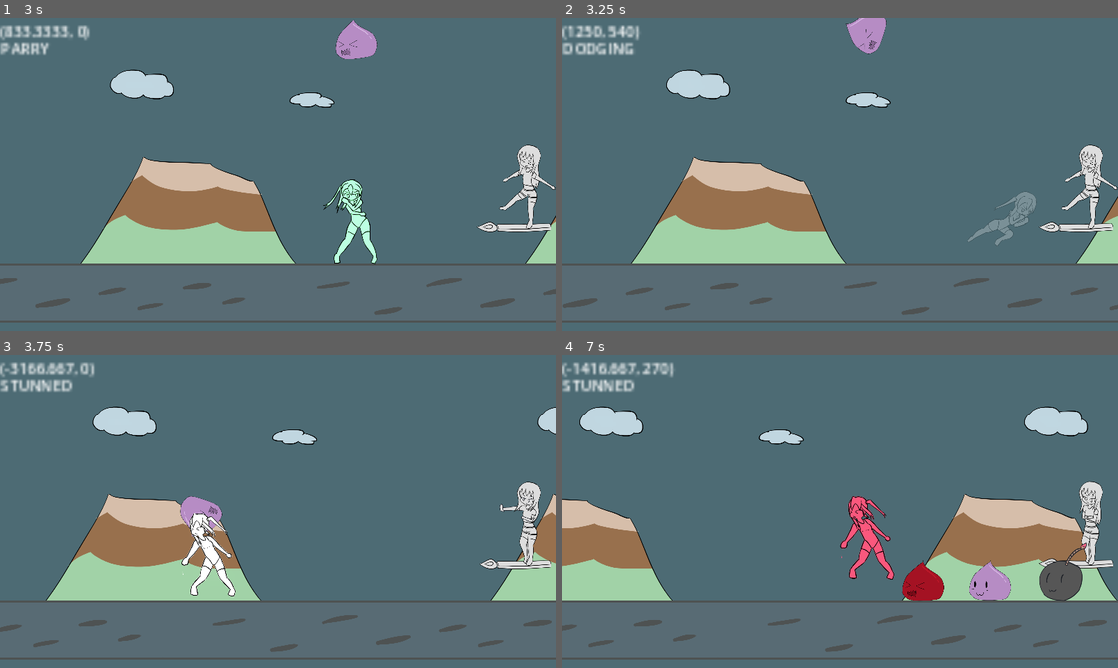
Above: before the commit, frames 1-4 (two rows, left to right).
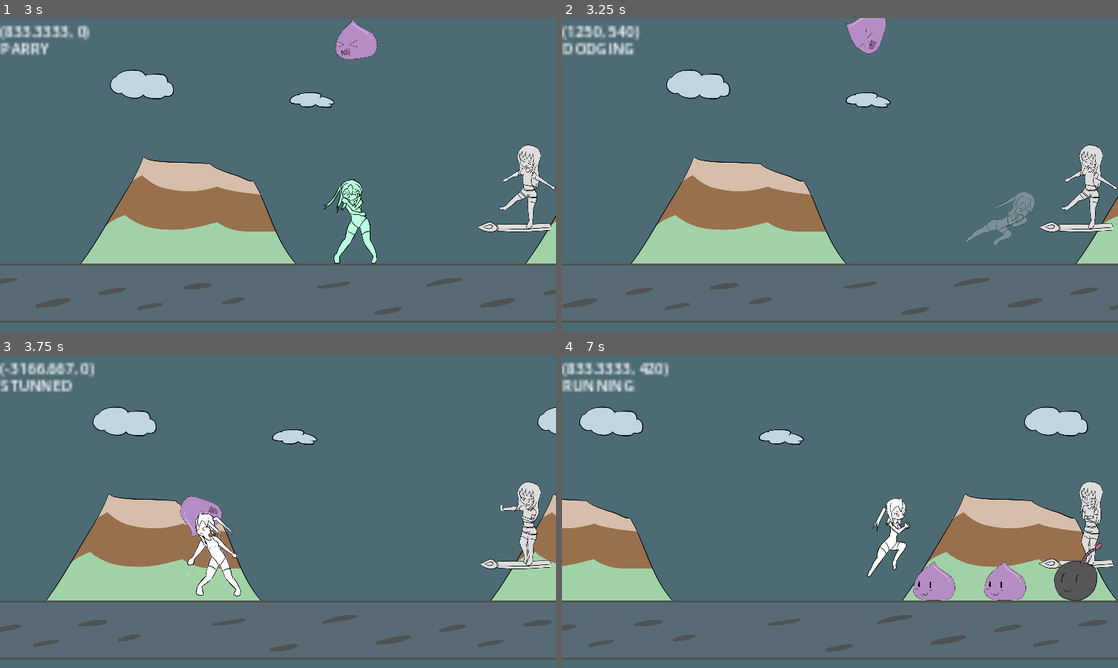
Above: after the commit, the same moments.

Repository: BeatMil/Animurun
Game: Godot game, scene res://scenes/main_menu.tscn
Two runs of this game, one before a commit and one after it. Both use one fixed random seed, a clock stepped at 60 frames per second and the inputs below.
Inputs:
- Up to frame 1 (3 s): click "Sound Test" at 0.5 s; click "Start" at 1.25 s; hold L (attack) 2.03-2.78 s; hold D (move_right) from 2.03 s (still down); tap Space (jump) at 2.27, 2.57 s; tap J (block) at 2.3, 2.85 s
- Up to frame 2 (3.25 s): keep holding D (move_right); tap Space (jump) at 3.02 s; tap K (dodge) at 3.05 s
- Up to frame 3 (3.75 s): tap Space (jump) at 3.32 s; release D (move_right) at 3.53 s; hold A (move_left) from 3.53 s (still down); hold K (dodge) from 3.53 s (still down)
- Up to frame 4 (7 s): tap Space (jump) at 3.8, 4.35, 4.52, 4.82, 5.27, 5.57, 6.02, 6.32, 6.8 s; release A (move_left) at 4.28 s; release K (dodge) at 4.28 s; hold D (move_right) 4.28-5.78 s; tap L (attack) at 4.55 s; hold L (attack) 5.03-5.78 s; tap J (block) at 5.3, 5.85 s; hold A (move_left) 5.78-6.53 s; tap K (dodge) at 6.05 s; hold D (move_right) from 6.53 s (still down); hold K (dodge) from 6.53 s (still down)

Frame 1 is identical in both runs. In frame 2, 0.3% of the frame differs, in the area x 72-86%, y 55-73%; in frame 3, 1.2%; in frame 4, 5.0%, in the area x 0-100%, y 2-79%.

Commit message:
Rename Media to media again

Diff:
--- a/scenes/forest.tscn
+++ b/scenes/forest.tscn
@@ -1,43 +1,43 @@
 [gd_scene load_steps=77 format=3 uid="uid://sa8iqc45gidu"]
 
 [ext_resource type="Script" path="res://scripts/forest.gd" id="1_trs0b"]
-[ext_resource type="Texture2D" uid="uid://dh13bx01yu78m" path="res://Media/sprites/kaisouko_look.png" id="2_b416e"]
+[ext_resource type="Texture2D" uid="uid://dh13bx01yu78m" path="res://media/sprites/kaisouko_look.png" id="2_b416e"]
 [ext_resource type="Script" path="res://scripts/parallax_controller.gd" id="3_6vke0"]
-[ext_resource type="Texture2D" uid="uid://dqya23lpwqwc5" path="res://Media/sprites/clouds.png" id="3_6vtol"]
+[ext_resource type="Texture2D" uid="uid://dqya23lpwqwc5" path="res://media/sprites/clouds.png" id="3_6vtol"]
 [ext_resource type="Script" path="res://scripts/parallax_layer_auto.gd" id="3_qw77j"]
-[ext_resource type="Texture2D" uid="uid://c6cckqobux4ov" path="res://Media/sprites/mountain.png" id="4_oa7ea"]
-[ext_resource type="Texture2D" uid="uid://o3mgqx5thpxh" path="res://Media/sprites/ground.png" id="5_rf2wy"]
+[ext_resource type="Texture2D" uid="uid://c6cckqobux4ov" path="res://media/sprites/mountain.png" id="4_oa7ea"]
+[ext_resource type="Texture2D" uid="uid://o3mgqx5thpxh" path="res://media/sprites/ground.png" id="5_rf2wy"]
 [ext_resource type="Script" path="res://scripts/chiichan.gd" id="6_b8mqq"]
 [ext_resource type="Script" path="res://scripts/background_dim.gd" id="8_qtgtl"]
-[ext_resource type="AudioStream" uid="uid://dd4t8hc1wr3s0" path="res://Media/sfx/sword_attack02.wav" id="9_7jirt"]
-[ext_resource type="AudioStream" uid="uid://4v3ipdlb1tan" path="res://Media/sfx/sword_attack01.wav" id="10_2yepl"]
-[ext_resource type="Texture2D" uid="uid://lwgm73y41uvc" path="res://Media/sprites/chiichan/chiichan_jump.png" id="10_6dhh6"]
-[ext_resource type="Texture2D" uid="uid://dgcyrp7yhf30r" path="res://Media/sprites/chiichan/sword_attack01_b.png" id="11_felwj"]
-[ext_resource type="AudioStream" uid="uid://cj0tmbngsm3js" path="res://Media/sfx/block02.wav" id="12_dybn8"]
-[ext_resource type="Texture2D" uid="uid://d0vgnfre8gwpw" path="res://Media/sprites/chiichan/chiichan_block_hands.png" id="14_cnjnu"]
-[ext_resource type="AudioStream" uid="uid://bl505quhmyg4f" path="res://Media/sfx/hitHurt2.wav" id="14_d0pk3"]
-[ext_resource type="Texture2D" uid="uid://bv2i0f07e50fw" path="res://Media/sprites/chiichan/chiichan_block_impact.png" id="16_arhhh"]
-[ext_resource type="AudioStream" uid="uid://cpwu06ws2r1cl" path="res://Media/sfx/hitHurt.wav" id="17_ghv7i"]
-[ext_resource type="Texture2D" uid="uid://dqutvk52hfl70" path="res://Media/sprites/chiichan/chiichan_dodge_hands.png" id="18_02cit"]
-[ext_resource type="AudioStream" uid="uid://b030i7g3mmmse" path="res://Media/sfx/smol_jump.wav" id="18_snu5y"]
-[ext_resource type="Texture2D" uid="uid://coe2xhuyo7vme" path="res://Media/sprites/chiichan/chiichan_hitted_hands.png" id="19_hrs51"]
-[ext_resource type="Texture2D" uid="uid://kba1gj20m6bi" path="res://Media/sprites/chiichan/chiichan_jump_hand.png" id="21_4kcug"]
-[ext_resource type="AudioStream" uid="uid://q2ijwyc88yom" path="res://Media/sfx/sword_deflect.wav" id="21_ve0hw"]
+[ext_resource type="AudioStream" uid="uid://dd4t8hc1wr3s0" path="res://media/sfx/sword_attack02.wav" id="9_7jirt"]
+[ext_resource type="AudioStream" uid="uid://4v3ipdlb1tan" path="res://media/sfx/sword_attack01.wav" id="10_2yepl"]
+[ext_resource type="Texture2D" uid="uid://lwgm73y41uvc" path="res://media/sprites/chiichan/chiichan_jump.png" id="10_6dhh6"]
+[ext_resource type="Texture2D" uid="uid://dgcyrp7yhf30r" path="res://media/sprites/chiichan/sword_attack01_b.png" id="11_felwj"]
+[ext_resource type="AudioStream" uid="uid://cj0tmbngsm3js" path="res://media/sfx/block02.wav" id="12_dybn8"]
+[ext_resource type="Texture2D" uid="uid://d0vgnfre8gwpw" path="res://media/sprites/chiichan/chiichan_block_hands.png" id="14_cnjnu"]
+[ext_resource type="AudioStream" uid="uid://bl505quhmyg4f" path="res://media/sfx/hitHurt2.wav" id="14_d0pk3"]
+[ext_resource type="Texture2D" uid="uid://bv2i0f07e50fw" path="res://media/sprites/chiichan/chiichan_block_impact.png" id="16_arhhh"]
+[ext_resource type="AudioStream" uid="uid://cpwu06ws2r1cl" path="res://media/sfx/hitHurt.wav" id="17_ghv7i"]
+[ext_resource type="Texture2D" uid="uid://dqutvk52hfl70" path="res://media/sprites/chiichan/chiichan_dodge_hands.png" id="18_02cit"]
+[ext_resource type="AudioStream" uid="uid://b030i7g3mmmse" path="res://media/sfx/smol_jump.wav" id="18_snu5y"]
+[ext_resource type="Texture2D" uid="uid://coe2xhuyo7vme" path="res://media/sprites/chiichan/chiichan_hitted_hands.png" id="19_hrs51"]
+[ext_resource type="Texture2D" uid="uid://kba1gj20m6bi" path="res://media/sprites/chiichan/chiichan_jump_hand.png" id="21_4kcug"]
+[ext_resource type="AudioStream" uid="uid://q2ijwyc88yom" path="res://media/sfx/sword_deflect.wav" id="21_ve0hw"]
 [ext_resource type="Script" path="res://scripts/wall.gd" id="22_e3h8j"]
-[ext_resource type="AudioStream" uid="uid://cat3cfvygslnu" path="res://Media/sfx/dedExplosion.wav" id="23_gl0fv"]
-[ext_resource type="Texture2D" uid="uid://dcmn2cf0r3fq5" path="res://Media/sprites/chiichan/chiichan_run_hands.png" id="23_lpcms"]
+[ext_resource type="AudioStream" uid="uid://cat3cfvygslnu" path="res://media/sfx/dedExplosion.wav" id="23_gl0fv"]
+[ext_resource type="Texture2D" uid="uid://dcmn2cf0r3fq5" path="res://media/sprites/chiichan/chiichan_run_hands.png" id="23_lpcms"]
 [ext_resource type="PackedScene" uid="uid://d1h4ur6yhpscs" path="res://scenes/ded_menu.tscn" id="24_3kuhs"]
 [ext_resource type="PackedScene" uid="uid://c1vlse56bmgi3" path="res://scenes/pause_menu.tscn" id="25_pyk6c"]
-[ext_resource type="Texture2D" uid="uid://bcxjtirdkl6pf" path="res://Media/sprites/cinimatics/taiga_phase1/super_hit01.png" id="25_x8hod"]
+[ext_resource type="Texture2D" uid="uid://bcxjtirdkl6pf" path="res://media/sprites/cinimatics/taiga_phase1/super_hit01.png" id="25_x8hod"]
 [ext_resource type="PackedScene" uid="uid://ro6ueq5n41wr" path="res://nodes/taiga.tscn" id="26_et4pp"]
-[ext_resource type="Texture2D" uid="uid://dkyiapdpotj7x" path="res://Media/sprites/cinimatics/taiga_phase1/super_hit02.png" id="26_hqt3g"]
-[ext_resource type="AudioStream" uid="uid://ccvb7cacaeh25" path="res://Media/sfx/charge_02.wav" id="27_7a8he"]
-[ext_resource type="AudioStream" uid="uid://cavppioiw03v4" path="res://Media/sfx/parry01.wav" id="28_68vij"]
-[ext_resource type="Texture2D" uid="uid://dyjx2w2gd2jbp" path="res://Media/sprites/chiichan/sword_deflect.png" id="28_n1xid"]
-[ext_resource type="Texture2D" uid="uid://dh7jrt8ul4g6d" path="res://Media/sprites/chiichan/chiichan_super_hit_hand01.png" id="30_m47r5"]
-[ext_resource type="Texture2D" uid="uid://c37avc23ljqxu" path="res://Media/sprites/chiichan/chiichan_parry_success.png" id="30_pk4jm"]
-[ext_resource type="Texture2D" uid="uid://n8o1ai764yv1" path="res://Media/sprites/chiichan/chiichan_super_hit_hand02.png" id="31_elekm"]
-[ext_resource type="AudioStream" uid="uid://di8b0mm7tq04a" path="res://Media/sfx/laserShoot.wav" id="31_h70ww"]
+[ext_resource type="Texture2D" uid="uid://dkyiapdpotj7x" path="res://media/sprites/cinimatics/taiga_phase1/super_hit02.png" id="26_hqt3g"]
+[ext_resource type="AudioStream" uid="uid://ccvb7cacaeh25" path="res://media/sfx/charge_02.wav" id="27_7a8he"]
+[ext_resource type="AudioStream" uid="uid://cavppioiw03v4" path="res://media/sfx/parry01.wav" id="28_68vij"]
+[ext_resource type="Texture2D" uid="uid://dyjx2w2gd2jbp" path="res://media/sprites/chiichan/sword_deflect.png" id="28_n1xid"]
+[ext_resource type="Texture2D" uid="uid://dh7jrt8ul4g6d" path="res://media/sprites/chiichan/chiichan_super_hit_hand01.png" id="30_m47r5"]
+[ext_resource type="Texture2D" uid="uid://c37avc23ljqxu" path="res://media/sprites/chiichan/chiichan_parry_success.png" id="30_pk4jm"]
+[ext_resource type="Texture2D" uid="uid://n8o1ai764yv1" path="res://media/sprites/chiichan/chiichan_super_hit_hand02.png" id="31_elekm"]
+[ext_resource type="AudioStream" uid="uid://di8b0mm7tq04a" path="res://media/sfx/laserShoot.wav" id="31_h70ww"]
 
 [sub_resource type="PhysicsMaterial" id="PhysicsMaterial_vax0k"]
 bounce = 0.8
@@ -521,6 +521,23 @@
 "method": &"normal_collision"
 }]
 }
+tracks/7/type = "method"
+tracks/7/imported = false
+tracks/7/enabled = true
+tracks/7/path = NodePath(".")
+tracks/7/interp = 1
+tracks/7/loop_wrap = true
+tracks/7/keys = {
+"times": PackedFloat32Array(0, 0.416667),
+"transitions": PackedFloat32Array(1, 1),
+"values": [{
+"args": [6],
+"method": &"set_state"
+}, {
+"args": [0],
+"method": &"set_state"
+}]
+}
 
 [sub_resource type="Animation" id="Animation_uv8rb"]
 resource_name = "hurt"
@@ -836,6 +853,129 @@
 "values": []
 }
 
+[sub_resource type="Animation" id="Animation_bucmy"]
+resource_name = "parry"
+length = 0.8
+step = 0.0833333
+tracks/0/type = "value"
+tracks/0/imported = false
+tracks/0/enabled = true
+tracks/0/path = NodePath("ChiichanPos/sprite:frame")
+tracks/0/interp = 1
+tracks/0/loop_wrap = true
+tracks/0/keys = {
+"times": PackedFloat32Array(0, 0.166667, 0.333333, 0.5, 0.666666, 0.833333),
+"transitions": PackedFloat32Array(1, 1, 1, 1, 1, 1),
+"update": 1,
+"values": [0, 1, 0, 1, 0, 1]
+}
+tracks/1/type = "value"
+tracks/1/imported = false
+tracks/1/enabled = true
+tracks/1/path = NodePath("ChiichanPos/sprite:texture")
+tracks/1/interp = 1
+tracks/1/loop_wrap = true
+tracks/1/keys = {
+"times": PackedFloat32Array(0),
+"transitions": PackedFloat32Array(1),
+"update": 1,
+"values": [ExtResource("14_cnjnu")]
+}
+tracks/2/type = "value"
+tracks/2/imported = false
+tracks/2/enabled = true
+tracks/2/path = NodePath("ChiichanPos/sprite:hframes")
+tracks/2/interp = 1
+tracks/2/loop_wrap = true
+tracks/2/keys = {
+"times": PackedFloat32Array(0),
+"transitions": PackedFloat32Array(1),
+"update": 1,
+"values": [2]
+}
+tracks/3/type = "audio"
+tracks/3/imported = false
+tracks/3/enabled = true
+tracks/3/path = NodePath("AnimationPlayer/AudioStreamPlayer")
+tracks/3/interp = 1
+tracks/3/loop_wrap = true
+tracks/3/keys = {
+"clips": [{
+"end_offset": 0.0,
+"start_offset": 0.0,
+"stream": ExtResource("12_dybn8")
+}],
+"times": PackedFloat32Array(0)
+}
+tracks/3/use_blend = true
+tracks/4/type = "value"
+tracks/4/imported = false
+tracks/4/enabled = true
+tracks/4/path = NodePath("ChiichanPos/sprite:modulate")
+tracks/4/interp = 1
+tracks/4/loop_wrap = true
+tracks/4/keys = {
+"times": PackedFloat32Array(0, 0.3332),
+"transitions": PackedFloat32Array(1, 1),
+"update": 0,
+"values": [Color(0.317647, 0.92549, 0.486275, 1), Color(1, 1, 1, 1)]
+}
+tracks/5/type = "method"
+tracks/5/imported = false
+tracks/5/enabled = true
+tracks/5/path = NodePath(".")
+tracks/5/interp = 1
+tracks/5/loop_wrap = true
+tracks/5/keys = {
+"times": PackedFloat32Array(0),
+"transitions": PackedFloat32Array(1),
+"values": [{
+"args": [],
+"method": &"normal_collision"
+}]
+}
+tracks/6/type = "value"
+tracks/6/imported = false
+tracks/6/enabled = true
+tracks/6/path = NodePath("ChiichanPos/sprite:position")
+tracks/6/interp = 1
+tracks/6/loop_wrap = true
+tracks/6/keys = {
+"times": PackedFloat32Array(0),
+"transitions": PackedFloat32Array(1),
+"update": 0,
+"values": [Vector2(36, -30)]
+}
+tracks/7/type = "method"
+tracks/7/imported = false
+tracks/7/enabled = true
+tracks/7/path = NodePath(".")
+tracks/7/interp = 1
+tracks/7/loop_wrap = true
+tracks/7/keys = {
+"times": PackedFloat32Array(0, 0.333333),
+"transitions": PackedFloat32Array(1, 1),
+"values": [{
+"args": [7],
+"method": &"set_state"
+}, {
+"args": [3],
+"method": &"set_state"
+}]
+}
+tracks/8/type = "value"
+tracks/8/imported = false
+tracks/8/enabled = true
+tracks/8/path = NodePath("ChiichanPos/sprite:self_modulate")
+tracks/8/interp = 1
+tracks/8/loop_wrap = true
+tracks/8/keys = {
+"times": PackedFloat32Array(0, 0.333333),
+"transitions": PackedFloat32Array(1, 1),
+"update": 0,
+"values": [Color(1.8, 1.8, 1.8, 1), Color(1, 1, 1, 1)]
+}
+
 [sub_resource type="Animation" id="Animation_onuwh"]
 resource_name = "parry_success"
 length = 0.333342
@@ -1334,129 +1474,6 @@
 "transitions": PackedFloat32Array(1, 1),
 "update": 0,
 "values": [Color(0.988235, 0.980392, 0.85098, 1), Color(1, 1, 1, 1)]
-}
-
-[sub_resource type="Animation" id="Animation_bucmy"]
-resource_name = "parry"
-length = 0.8
-step = 0.0833333
-tracks/0/type = "value"
-tracks/0/imported = false
-tracks/0/enabled = true
-tracks/0/path = NodePath("ChiichanPos/sprite:frame")
-tracks/0/interp = 1
-tracks/0/loop_wrap = true
-tracks/0/keys = {
-"times": PackedFloat32Array(0, 0.166667, 0.333333, 0.5, 0.666666, 0.833333),
-"transitions": PackedFloat32Array(1, 1, 1, 1, 1, 1),
-"update": 1,
-"values": [0, 1, 0, 1, 0, 1]
-}
-tracks/1/type = "value"
-tracks/1/imported = false
-tracks/1/enabled = true
-tracks/1/path = NodePath("ChiichanPos/sprite:texture")
-tracks/1/interp = 1
-tracks/1/loop_wrap = true
-tracks/1/keys = {
-"times": PackedFloat32Array(0),
-"transitions": PackedFloat32Array(1),
-"update": 1,
-"values": [ExtResource("14_cnjnu")]
-}
-tracks/2/type = "value"
-tracks/2/imported = false
-tracks/2/enabled = true
-tracks/2/path = NodePath("ChiichanPos/sprite:hframes")
-tracks/2/interp = 1
-tracks/2/loop_wrap = true
-tracks/2/keys = {
-"times": PackedFloat32Array(0),
-"transitions": PackedFloat32Array(1),
-"update": 1,
-"values": [2]
-}
-tracks/3/type = "audio"
-tracks/3/imported = false
-tracks/3/enabled = true
-tracks/3/path = NodePath("AnimationPlayer/AudioStreamPlayer")
-tracks/3/interp = 1
-tracks/3/loop_wrap = true
-tracks/3/keys = {
-"clips": [{
-"end_offset": 0.0,
-"start_offset": 0.0,
-"stream": ExtResource("12_dybn8")
-}],
-"times": PackedFloat32Array(0)
-}
-tracks/3/use_blend = true
-tracks/4/type = "value"
-tracks/4/imported = false
-tracks/4/enabled = true
-tracks/4/path = NodePath("ChiichanPos/sprite:modulate")
-tracks/4/interp = 1
-tracks/4/loop_wrap = true
-tracks/4/keys = {
-"times": PackedFloat32Array(0, 0.3332),
-"transitions": PackedFloat32Array(1, 1),
-"update": 0,
-"values": [Color(0.317647, 0.92549, 0.486275, 1), Color(1, 1, 1, 1)]
-}
-tracks/5/type = "method"
-tracks/5/imported = false
-tracks/5/enabled = true
-tracks/5/path = NodePath(".")
-tracks/5/interp = 1
-tracks/5/loop_wrap = true
-tracks/5/keys = {
-"times": PackedFloat32Array(0),
-"transitions": PackedFloat32Array(1),
-"values": [{
-"args": [],
-"method": &"normal_collision"
-}]
-}
-tracks/6/type = "value"
-tracks/6/imported = false
-tracks/6/enabled = true
-tracks/6/path = NodePath("ChiichanPos/sprite:position")
-tracks/6/interp = 1
-tracks/6/loop_wrap = true
-tracks/6/keys = {
-"times": PackedFloat32Array(0),
-"transitions": PackedFloat32Array(1),
-"update": 0,
-"values": [Vector2(36, -30)]
-}
-tracks/7/type = "method"
-tracks/7/imported = false
-tracks/7/enabled = true
-tracks/7/path = NodePath(".")
-tracks/7/interp = 1
-tracks/7/loop_wrap = true
-tracks/7/keys = {
-"times": PackedFloat32Array(0, 0.333333),
-"transitions": PackedFloat32Array(1, 1),
-"values": [{
-"args": [7],
-"method": &"set_state"
-}, {
-"args": [3],
-"method": &"set_state"
-}]
-}
-tracks/8/type = "value"
-tracks/8/imported = false
-tracks/8/enabled = true
-tracks/8/path = NodePath("ChiichanPos/sprite:self_modulate")
-tracks/8/interp = 1
-tracks/8/loop_wrap = true
-tracks/8/keys = {
-"times": PackedFloat32Array(0, 0.333333),
-"transitions": PackedFloat32Array(1, 1),
-"update": 0,
-"values": [Color(1.8, 1.8, 1.8, 1), Color(1, 1, 1, 1)]
 }
 
 [sub_resource type="AnimationLibrary" id="AnimationLibrary_8jhmc"]
--- a/scripts/chiichan.gd
+++ b/scripts/chiichan.gd
@@ -201,7 +201,6 @@
 
 
 func dodge():
-	state = States.DODGING
 	anim_player.play("dodge")
 
 
